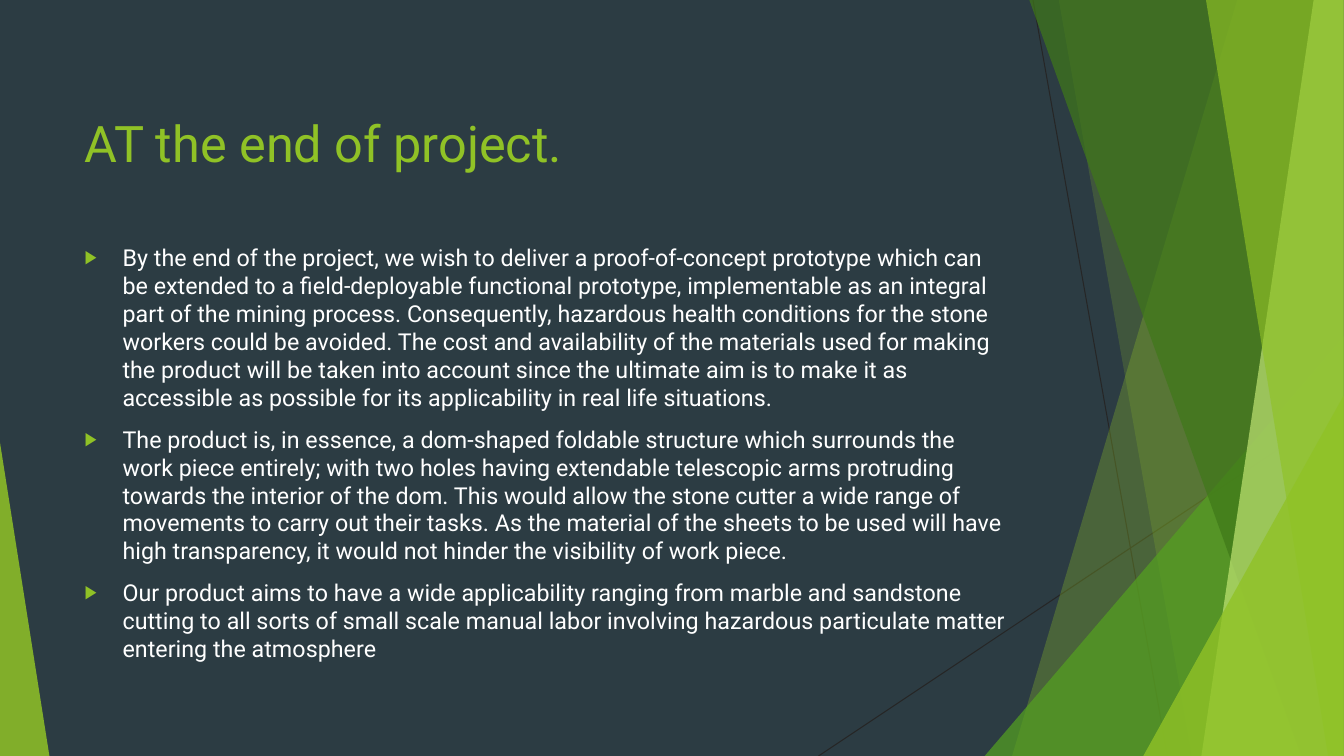
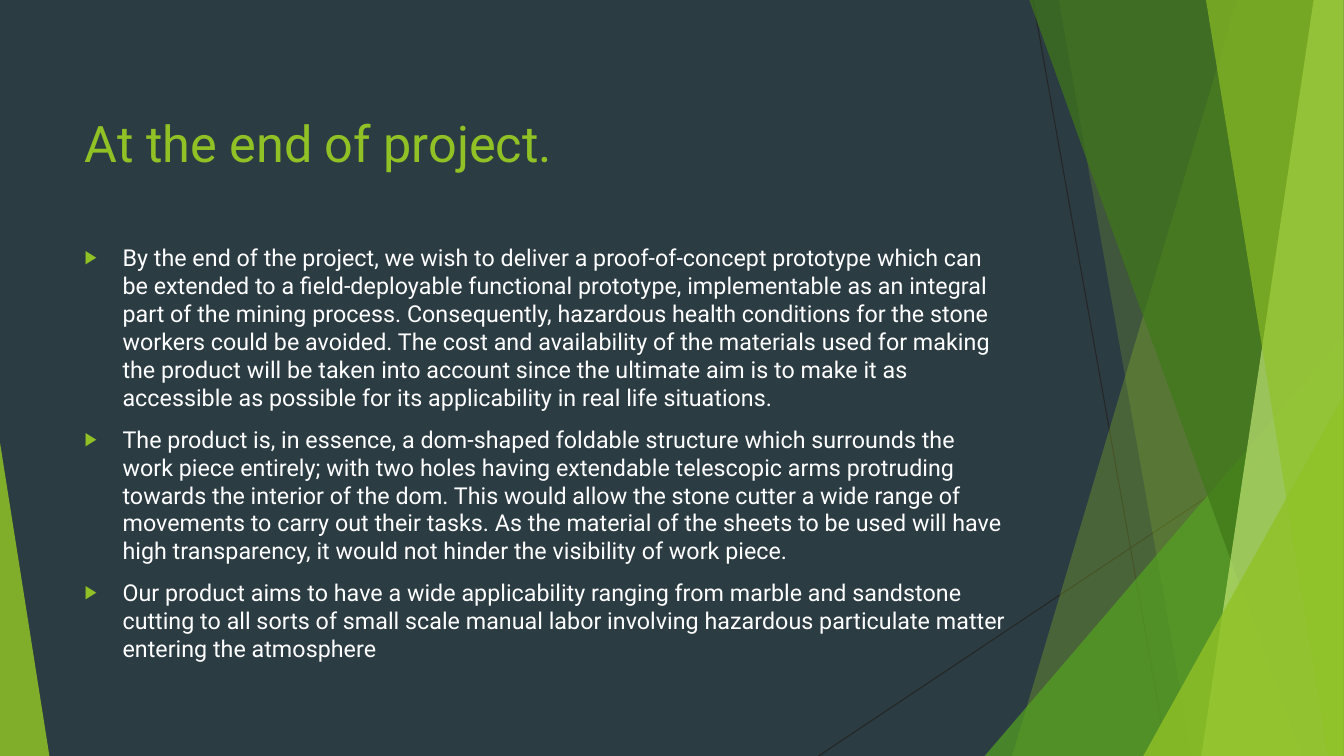
Before and after one commit to ShubhamMittal99/DISA-PPT, a slide deck: slide 5 of DISA.pptx. Drawn at 1344x756 pixels with LibreOffice and Linux fonts; fonts in the diff are those of the drawing. Boxes give left, top, right and bottom in pixels: in the first picture for what was removed or moved away, otherwise in the second. Text is boxed around its words. In the diff, an @@ line names an element or a change of style, - is before the commit and + after.

Commit message:
Fixed a minor grammatical error

```diff
--- a/DISA.pptx
+++ b/DISA.pptx
@@ title at (x1=85, y1=124, x2=552, y2=173): text changed @@
-AT the end of project.
+At the end of project.
```
